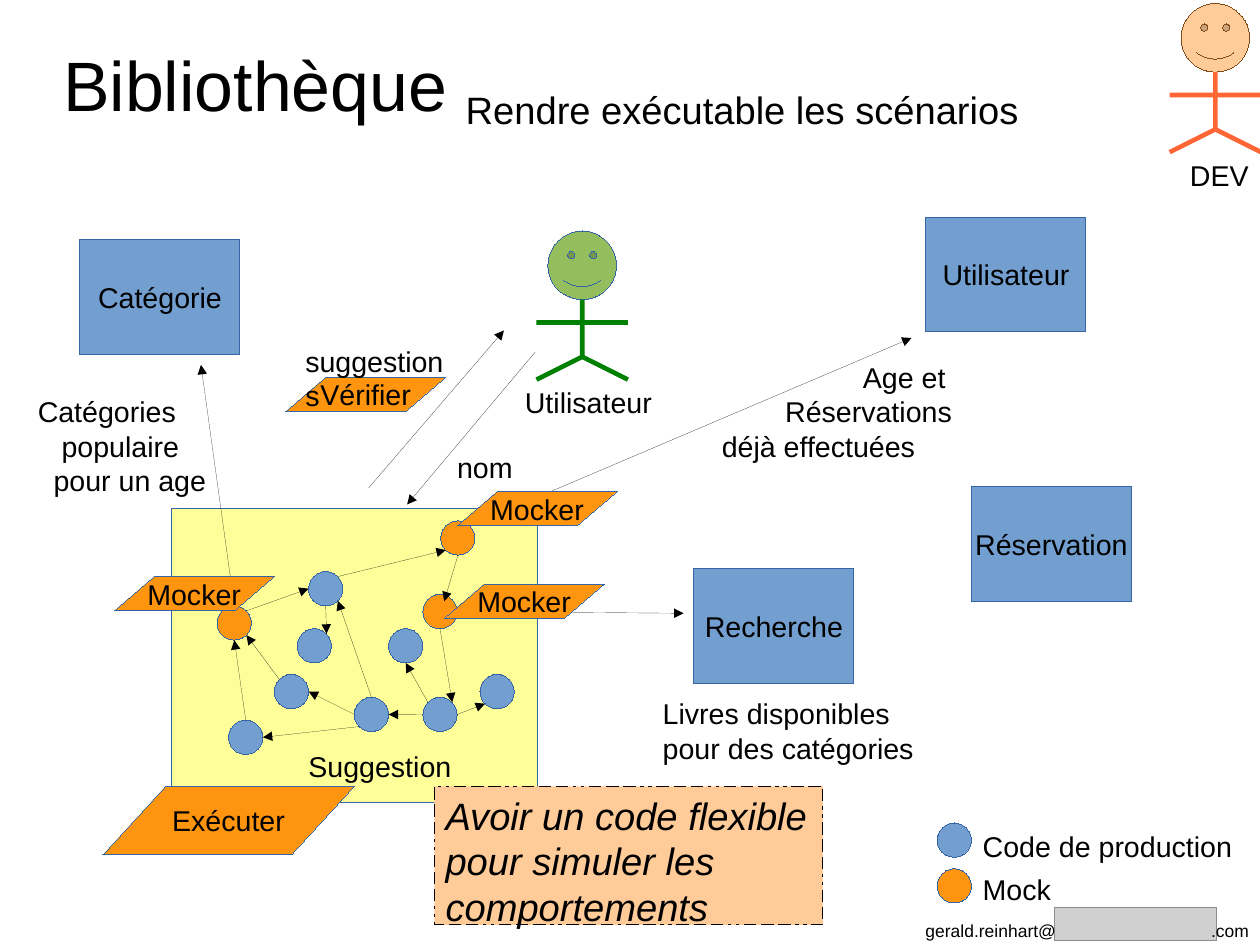
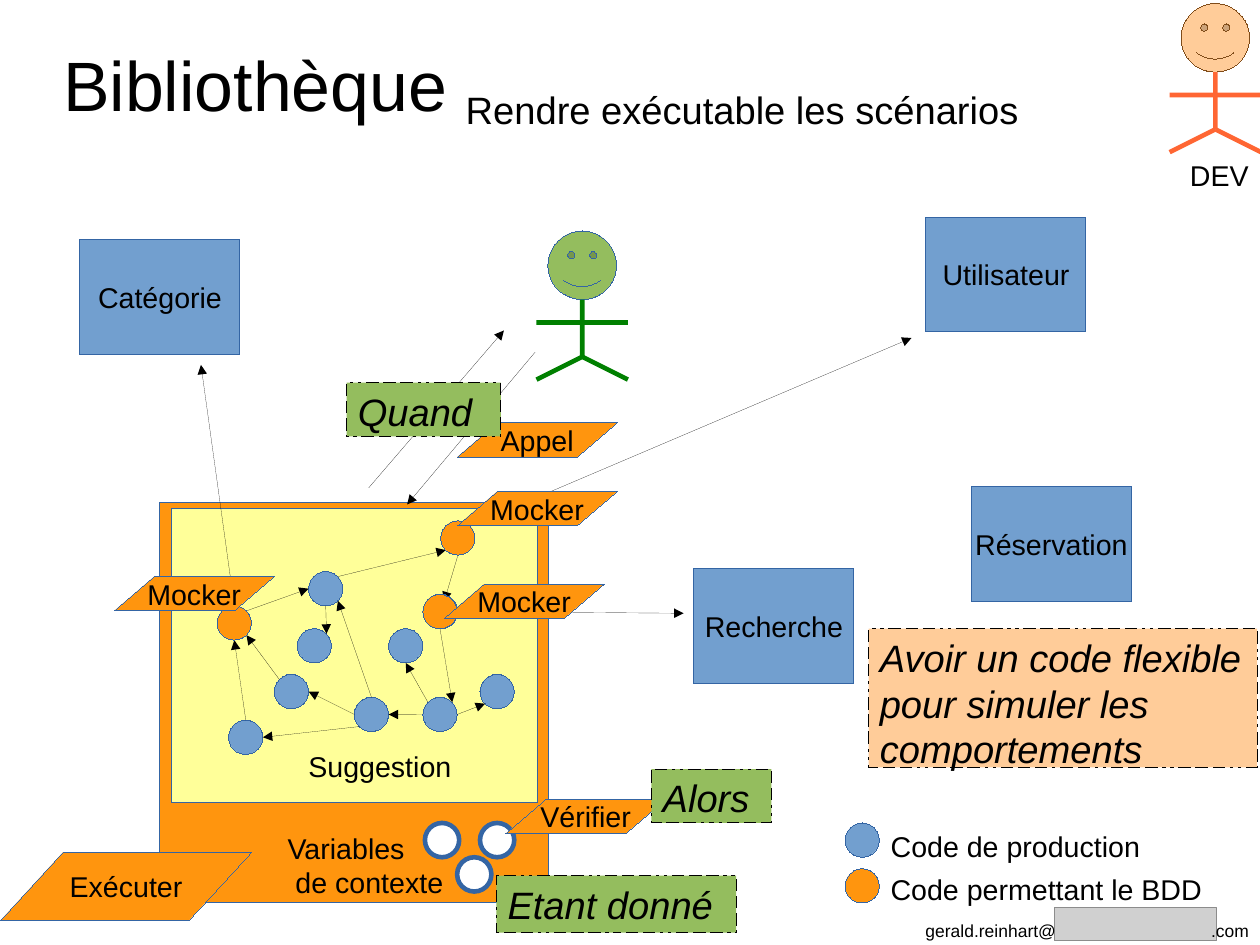
Before and after one commit to GeReinhart/dojo-bdd-library-ws-java, a slide deck: slide 37 of doc/BDD_presentation_agile_grenoble_2016.odp (slide 38 before the commit). Drawn at 1260x945 pixels with LibreOffice and Linux fonts; fonts in the diff are those of the drawing; grey boxes stand for pictures. Boxes give left, top, right and bottom in pixels: in the first picture for what was removed or moved away, otherwise in the second. Text is boxed around its words. In the diff, an @@ line names an element or a change of style, - is before the commit and + after.

```diff
--- a/doc/BDD_presentation_agile_grenoble_2016.odp
+++ b/doc/BDD_presentation_agile_grenoble_2016.odp
@@ text removed at [294,338,469,414] @@
-suggestions
@@ rectangle added at [346,383,501,437], fill #94BD5E, outline #000000 0 pt, 24 pt, text #000000, italic @@
+Quand
@@ text removed at [722,368,952,462] @@
-Age et
-Réservations
-déjà effectuées
@@ text removed at [38,401,206,497] @@
-Catégories
-populaire
-pour un age
@@ text removed at [525,392,652,414] @@
-Utilisateur
@@ parallelogram added at [457,423,617,457], fill #FF950E, outline #3465A4 0 pt, 18 pt, text #000000 @@
+Appel
@@ text removed at [457,462,513,479] @@
-nom
@@ ellipse added at [424,595,458,629], fill #729FCF, outline #3465A4 0 pt @@
@@ rectangle "Avoir un code flexible pour ...": place and size @@
-rectangle "Avoir un code flexible pour ..." at [434,787,823,925]
+rectangle "Avoir un code flexible pour ..." at [869,629,1258,767]
@@ text removed at [663,703,914,764] @@
-Livres disponibles
-pour des catégories
@@ rectangle added at [652,769,772,823], fill #94BD5E, outline #000000 0 pt, 24 pt, text #000000, italic @@
+Alors
@@ parallelogram "Vérifier": place and size @@
-parallelogram "Vérifier" at [286,377,446,412]
+parallelogram "Vérifier" at [505,799,665,834]
@@ parallelogram "Exécuter": place and size @@
-parallelogram "Exécuter" at [103,787,354,855]
+parallelogram "Exécuter" at [0,852,252,920]
@@ 2 ellipses, 1 text: place and size @@
-2 ellipses, 1 text at [938,823,1232,903]
+2 ellipses, 1 text at [845,823,1140,903]
@@ group added at [160,503,736,933]: 3 ellipses, 2 rectangles, 1 text @@
+Variables
+de contexte
+Etant donné
@@ text added at [891,879,1201,906], 18 pt, text #000000 @@
+Code permettant le BDD
@@ text removed at [983,879,1051,901] @@
-Mock
```
Also in this commit, not shown: 13 other slides changed, 3 slides removed, 1 other file.
